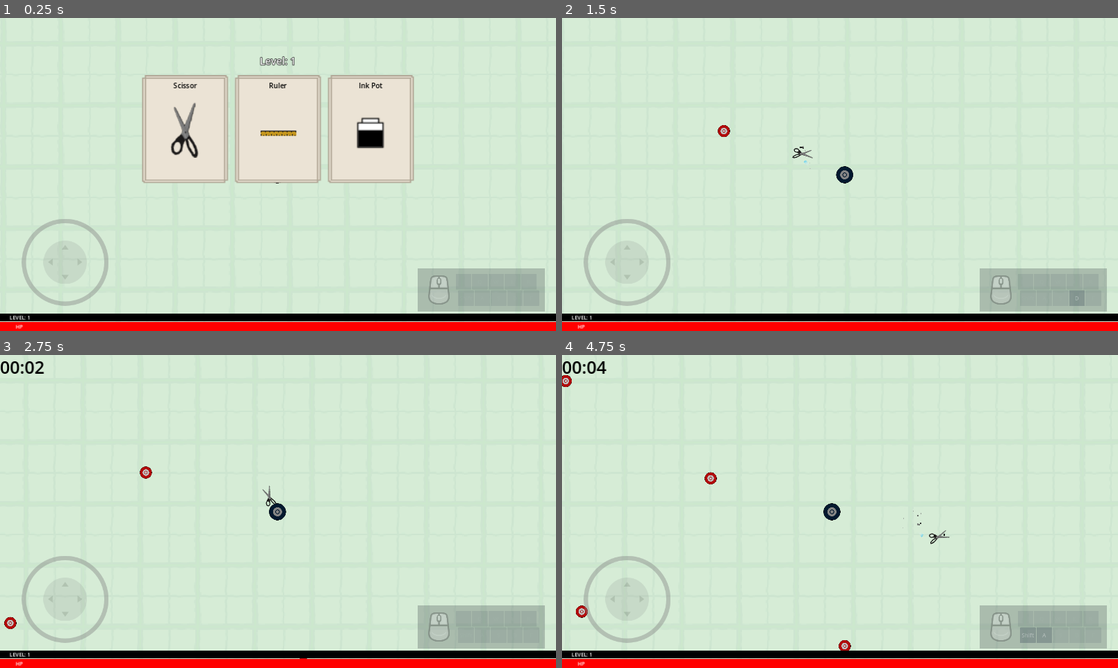
Above: before the commit, frames 1-4 (two rows, left to right).
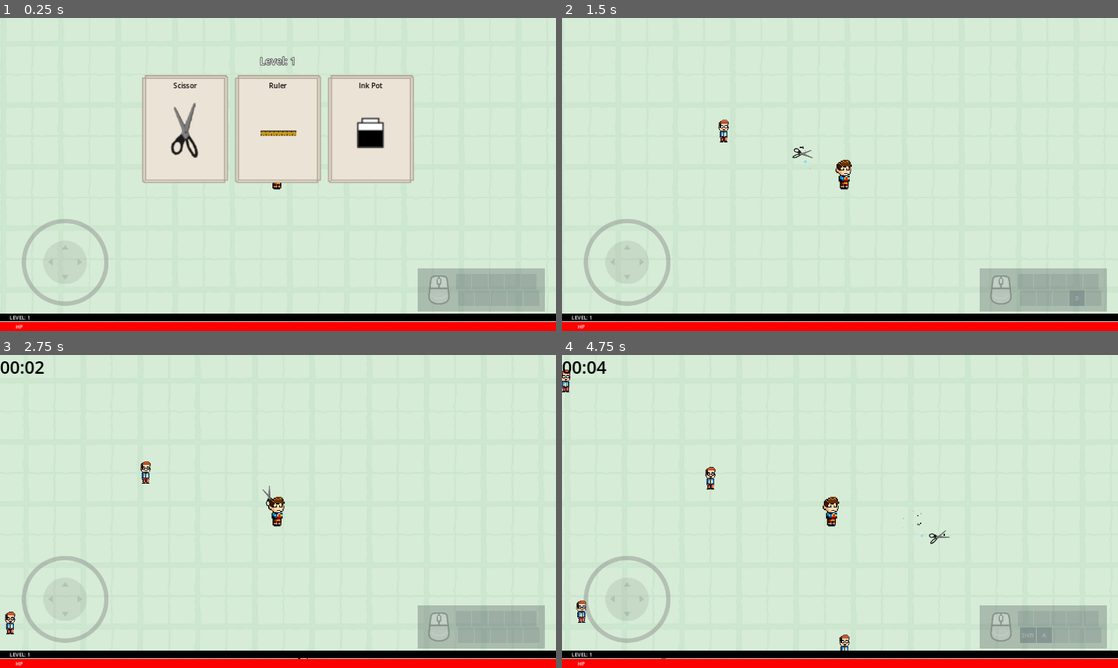
Above: after the commit, the same moments.

Repository: kickflip-games/papercut
Game: Godot game, scene res://scenes/game_flow/gameplay/game.tscn
Same seed, same stepped clock (60 frames per second), same inputs: the game is played once before the commit and once after it.
Inputs (mouse positions are in pixels of both pictures, inside the frame that each line leads up to):
- Up to frame 1 (0.25 s): no input
- Up to frame 2 (1.5 s): click "Scissor" at 0.5 s; tap Enter (ui_accept) at 1.25 s; move the mouse to (962, 158) at 1.27 s; hold D (right) from 1.28 s (still down); hold U (LevelUp) from 1.28 s (still down); click (962, 158) at 1.42 s
- Up to frame 3 (2.75 s): tap Enter (ui_accept) at 1.52 s; release D (right) at 2 s; release U (LevelUp) at 2 s; drag from (166, 527) to (289, 511) at 2.02 s
- Up to frame 4 (4.75 s): move the mouse to (895, 442) at 2.77 s; hold D (right) 2.78-3.5 s; hold Space (shoot) 2.78-3.5 s; drag from (812, 574) to (851, 511) at 3.52 s; move the mouse to (1006, 558) at 4.27 s; hold A (left) from 4.28 s (still down); hold Shift from 4.28 s (still down); tap Enter (ui_accept) at 4.52 s

The runs differ from the first frame. In frame 1, less than 0.1% of the frame differs, in the area x 49-51%, y 52-55%; in frame 2, 0.3%; in frame 3, 0.5%; in frame 4, 0.7%, in the area x 0-52%, y 4-98%.

Commit message:
sprites changed

Diff:
--- a/scenes/units/enemy/enemy.tscn
+++ b/scenes/units/enemy/enemy.tscn
@@ -1,7 +1,7 @@
 [gd_scene load_steps=11 format=3 uid="uid://bn4p41kvbnxw6"]
 
 [ext_resource type="Script" path="res://scenes/units/enemy/enemy.gd" id="1_7l8ff"]
-[ext_resource type="Texture2D" uid="uid://d25eauer63smc" path="res://assets/sid_assets/Enemies.png" id="2_ljft2"]
+[ext_resource type="Texture2D" uid="uid://cbdchhfj7x4ht" path="res://assets/bla_assets/enemy.png" id="2_lkx1o"]
 [ext_resource type="Texture2D" uid="uid://dsxwipmhlpee4" path="res://assets/kenney_scribble_dungeons/PNG/Characters/green_hand.png" id="3_1xnif"]
 [ext_resource type="Script" path="res://scenes/units/enemy/EnemySpriteController.gd" id="3_yyeqe"]
 [ext_resource type="PackedScene" uid="uid://boo7clbigp2xl" path="res://scenes/units/hit_boxes/take_damage_box.tscn" id="4_vv6f4"]
@@ -22,7 +22,7 @@
 
 [node name="Sprite2D" type="Sprite2D" parent="."]
 scale = Vector2(0.585937, 0.585937)
-texture = ExtResource("2_ljft2")
+texture = ExtResource("2_lkx1o")
 script = ExtResource("3_yyeqe")
 
 [node name="FlashTimer" type="Timer" parent="Sprite2D"]
--- a/scenes/units/player/player.tscn
+++ b/scenes/units/player/player.tscn
@@ -6,7 +6,7 @@
 [ext_resource type="Script" path="res://scenes/units/player/xp_magnet_box.gd" id="4_j628w"]
 [ext_resource type="PackedScene" uid="uid://drqeygsg8j7nn" path="res://scenes/weapons/Bow.tscn" id="4_ofbkf"]
 [ext_resource type="Texture2D" uid="uid://cuamtd5wuba8d" path="res://assets/spotlight.png" id="5_hu868"]
-[ext_resource type="Texture2D" uid="uid://oiau4moeutbb" path="res://assets/sid_assets/Player.png" id="6_t7bgs"]
+[ext_resource type="Texture2D" uid="uid://ba2gv4qsfkxa" path="res://assets/bla_assets/protagonist.png" id="6_nrlwn"]
 [ext_resource type="PackedScene" uid="uid://boo7clbigp2xl" path="res://scenes/units/hit_boxes/take_damage_box.tscn" id="7_1bndr"]
 [ext_resource type="Script" path="res://scenes/units/player/HealthBar.gd" id="7_4x2fm"]
 [ext_resource type="Texture2D" uid="uid://d1cwqsd4qjkl7" path="res://assets/square.png" id="7_a5me4"]
@@ -61,8 +61,9 @@
 [node name="Sprite" type="Sprite2D" parent="."]
 z_index = 1
 position = Vector2(1.00001, 2)
+rotation = -1.5708
 scale = Vector2(0.817038, 0.817038)
-texture = ExtResource("6_t7bgs")
+texture = ExtResource("6_nrlwn")
 
 [node name="Inventory" type="Node2D" parent="."]
 unique_name_in_owner = true
Binary file added: assets/bla_assets/enemy.png
Not shown, added: assets/bla_assets/enemy.png.import
Binary file added: assets/bla_assets/protagonist.png
Not shown, added: assets/bla_assets/protagonist.png.import
